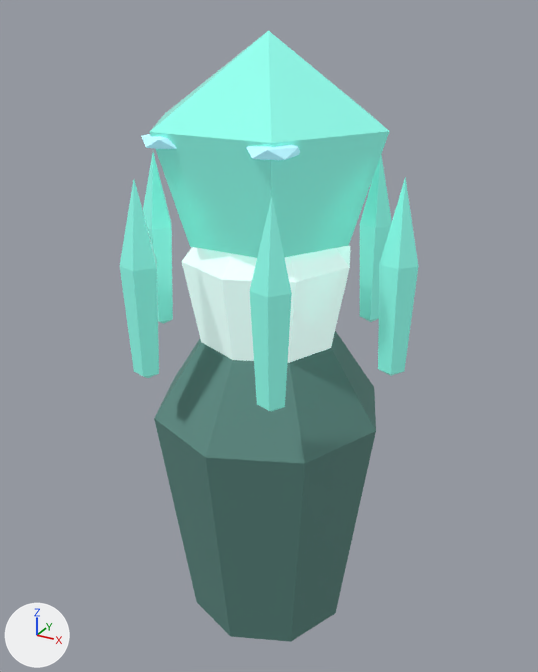
The glTF model assets/models/glb/deep-fracture-creature-FacetSentry-spirit.glb as it was, and as the next commit left it.
Camera for both pictures: a 50 mm camera at (1.22, -2.22, 2.57) aimed at (-0.02, 0.03, 1.44). Lighting does not change. The marker at lower left points along +X, +Y and +Z. The picture after the commit comes second.

The first picture shows 'control-core', 'inset-eye-1', 'pedestal', 'prong0', 'prong1', 'prong2', 'prong3', 'prong5', 'sensor' and 1 more.
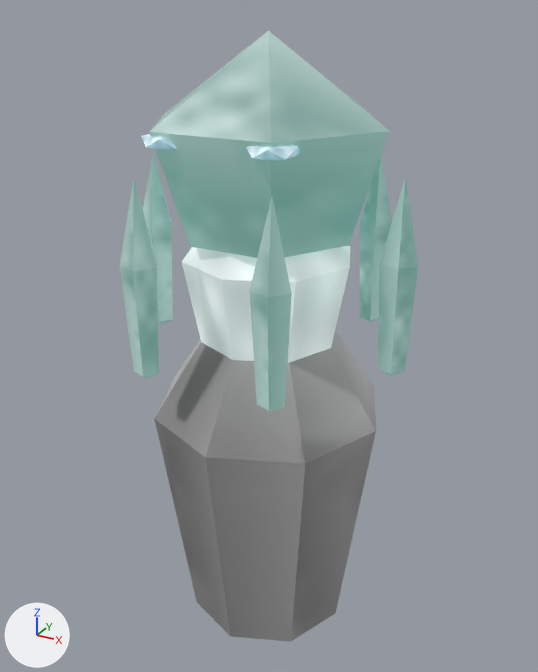
Boxes [x1, y1, x2, y2] around the edits, measured in the pictures (538 x 672 px):
'pedestal', recoloured (cyan to grey): [154, 331, 376, 642] in both
'sensor', recoloured: [150, 30, 390, 258] in both
'control-core', recoloured: [182, 246, 350, 363] in both
'prong1', recoloured: [250, 197, 292, 412] in both
'prong0', recoloured: [378, 177, 418, 376] in both
'prong2', recoloured: [120, 180, 159, 378] in both
'prong5', recoloured: [360, 155, 392, 322] in both
'prong3', recoloured: [143, 153, 173, 324] in both

Edits to the bpy script that builds the scene:
```text
Change me_control_core:
    where me_control_core.from_pydata(...)  # 18 vertices, 32 faces; spans x -0.31..0.31, y -0.31..0.31, z -0.425..0.425
    remove me_control_core.materials.append(mat_export_source)  # pale green #e4fcf7, glowing grey #96a6a3
    add me_control_core.materials.append(mat_export_source_crystal)  # picture img_a024851ca806c911, glowing grey #96a6a3
Change me_pedestal:
    where me_pedestal.from_pydata(...)  # 18 vertices, 32 faces; spans x -0.44..0.44, y -0.44..0.44, z -0.83..0.83
    remove me_pedestal.materials.append(mat_export_source_001)  # cyan #5f8d85
    add me_pedestal.materials.append(mat_export_source_001_carapace)  # picture img_47c10eca8ccae7da
Change me_sensor:
    where me_sensor.from_pydata(...)  # 14 vertices, 24 faces; spans x -0.42..0.42, y -0.364..0.364, z -0.342..0.342
    remove me_sensor.materials.append(mat_export_source_002)  # cyan #8bf6e5, glowing cyan #447d74
    add me_sensor.materials.append(mat_export_source_002_carapace)  # picture img_47c10eca8ccae7da, glowing cyan #447d74
Change me_prong0:
    where me_prong0.from_pydata(...)  # 12 vertices, 20 faces; spans x -0.059..0.059, y -0.062..0.062, z -0.342..0.342
    remove me_prong0.materials.append(mat_export_source_002)  # cyan #8bf6e5, glowing cyan #447d74
    add me_prong0.materials.append(mat_export_source_002_carapace)  # picture img_47c10eca8ccae7da, glowing cyan #447d74
Change me_prong1:
    where me_prong1.from_pydata(...)  # 12 vertices, 20 faces; spans x -0.059..0.059, y -0.062..0.062, z -0.342..0.342
    remove me_prong1.materials.append(mat_export_source_002)  # cyan #8bf6e5, glowing cyan #447d74
    add me_prong1.materials.append(mat_export_source_002_carapace)  # picture img_47c10eca8ccae7da, glowing cyan #447d74
Change me_prong2:
    where me_prong2.from_pydata(...)  # 12 vertices, 20 faces; spans x -0.059..0.059, y -0.062..0.062, z -0.342..0.342
    remove me_prong2.materials.append(mat_export_source_002)  # cyan #8bf6e5, glowing cyan #447d74
    add me_prong2.materials.append(mat_export_source_002_carapace)  # picture img_47c10eca8ccae7da, glowing cyan #447d74
Change me_prong3:
    where me_prong3.from_pydata(...)  # 12 vertices, 20 faces; spans x -0.059..0.059, y -0.062..0.062, z -0.342..0.342
    remove me_prong3.materials.append(mat_export_source_002)  # cyan #8bf6e5, glowing cyan #447d74
    add me_prong3.materials.append(mat_export_source_002_carapace)  # picture img_47c10eca8ccae7da, glowing cyan #447d74
Change me_prong5:
    where me_prong5.from_pydata(...)  # 12 vertices, 20 faces; spans x -0.059..0.059, y -0.062..0.062, z -0.342..0.342
    remove me_prong5.materials.append(mat_export_source_002)  # cyan #8bf6e5, glowing cyan #447d74
    add me_prong5.materials.append(mat_export_source_002_carapace)  # picture img_47c10eca8ccae7da, glowing cyan #447d74
```
